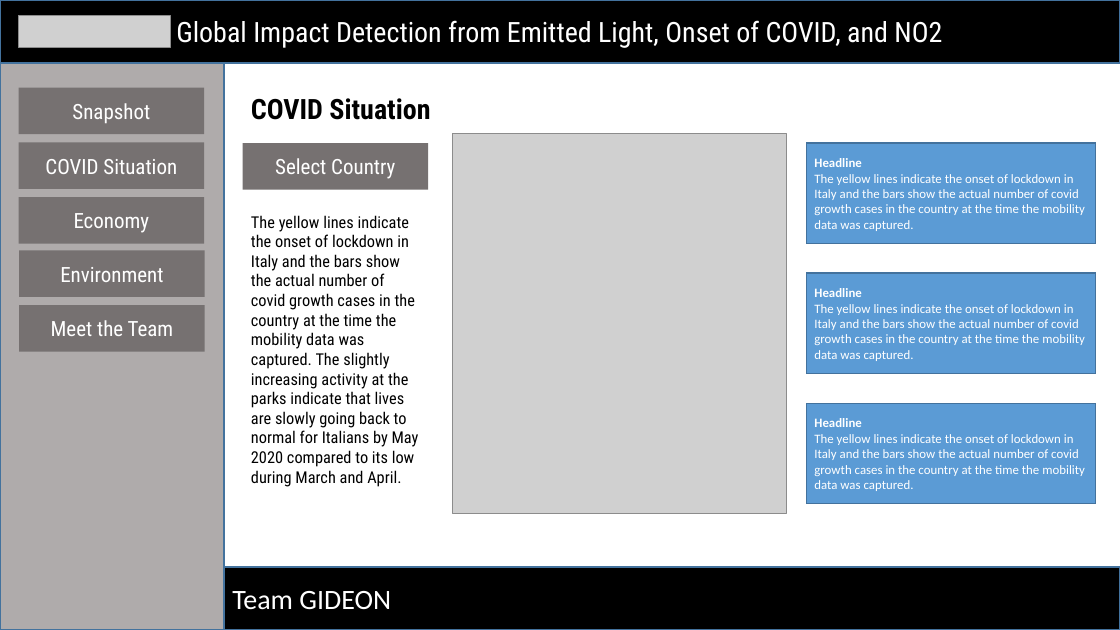
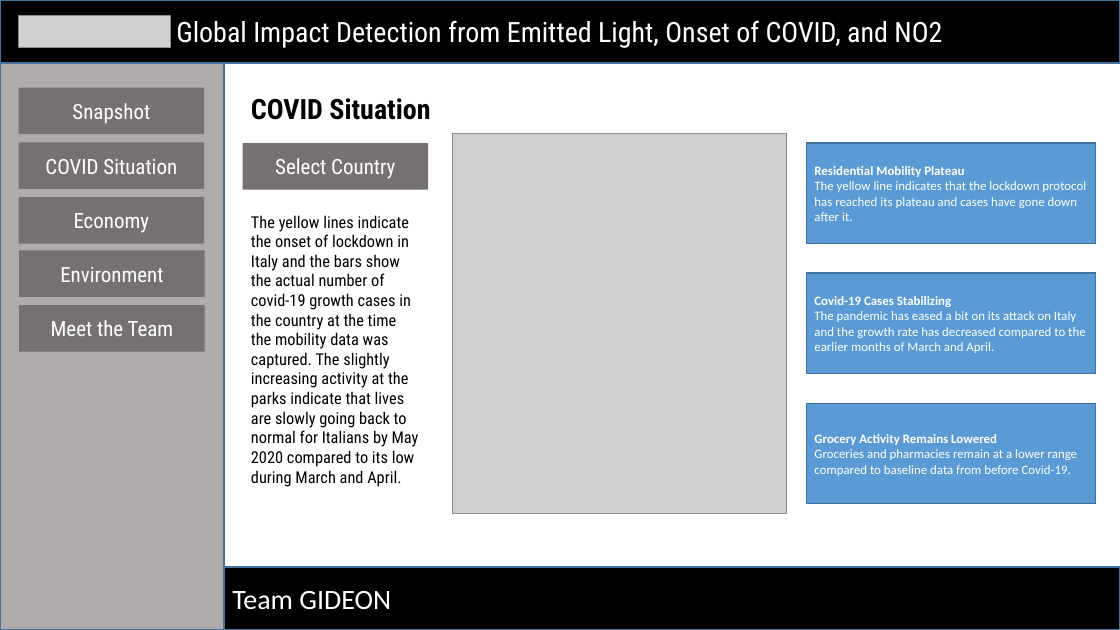
Before and after one commit to docligot/gqueers_space_apps, a slide deck: slide 2 of 5-slide-requirement_GIDEON.pptx. Drawn at 1120x630 pixels with LibreOffice and Linux fonts; fonts in the diff are those of the drawing; grey boxes stand for pictures. Boxes give left, top, right and bottom in pixels: in the first picture for what was removed or moved away, otherwise in the second. Text is boxed around its words. In the diff, an @@ line names an element or a change of style, - is before the commit and + after.

```diff
--- a/5-slide-requirement_GIDEON.pptx
+++ b/5-slide-requirement_GIDEON.pptx
@@ text in rectangle at [814,166,1086,221]: text changed @@
-Headline
-The yellow lines indicate the onset of lockdown in Italy and the bars show the actual number of covid growth cases in the country at the time the mobility data was captured.
+Residential Mobility Plateau
+The yellow line indicates that the lockdown protocol has reached its plateau and cases have gone down after it.
@@ text at [251,215,419,487]: text changed @@
-The yellow lines indicate the onset of lockdown in Italy and the bars show the actual number of covid growth cases in the country at the time the mobility data was captured. The slightly increasing activity at the parks indicate that lives are slowly going back to normal for Italians by May 2020 compared to its low during March and April.
+The yellow lines indicate the onset of lockdown in Italy and the bars show the actual number of covid-19 growth cases in the country at the time the mobility data was captured. The slightly increasing activity at the parks indicate that lives are slowly going back to normal for Italians by May 2020 compared to its low during March and April.
@@ text in rectangle at [814,296,1085,353]: text changed @@
-Headline
-The yellow lines indicate the onset of lockdown in Italy and the bars show the actual number of covid growth cases in the country at the time the mobility data was captured.
+Covid-19 Cases Stabilizing
+The pandemic has eased a bit on its attack on Italy and the growth rate has decreased compared to the earlier months of March and April.
@@ text in rectangle at [814,434,1077,476]: text changed @@
-Headline
-The yellow lines indicate the onset of lockdown in Italy and the bars show the actual number of covid growth cases in the country at the time the mobility data was captured.
+Grocery Activity Remains Lowered
+Groceries and pharmacies remain at a lower range compared to baseline data from before Covid-19.
```
Also in this commit, not shown: 4 other slides changed.
